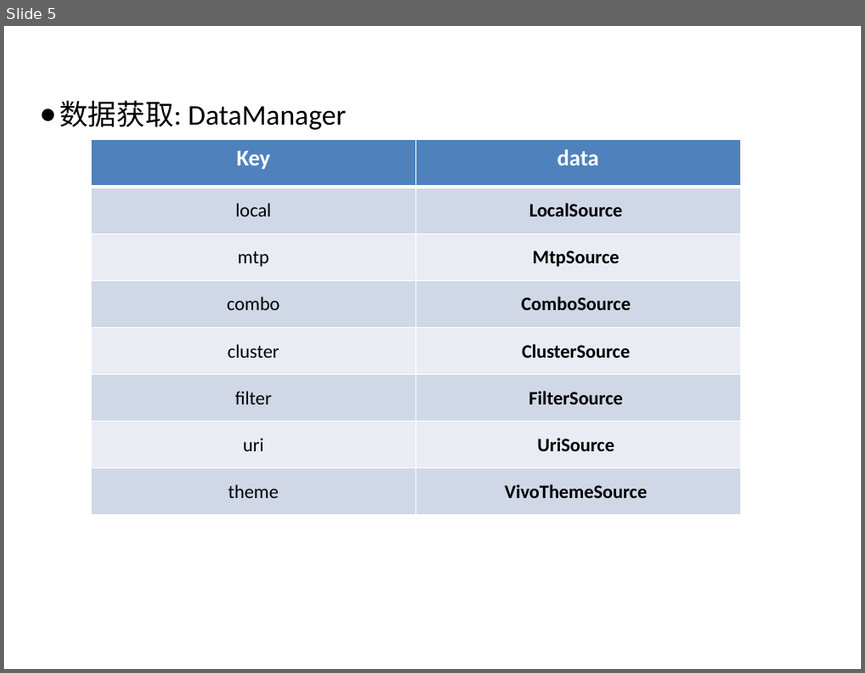
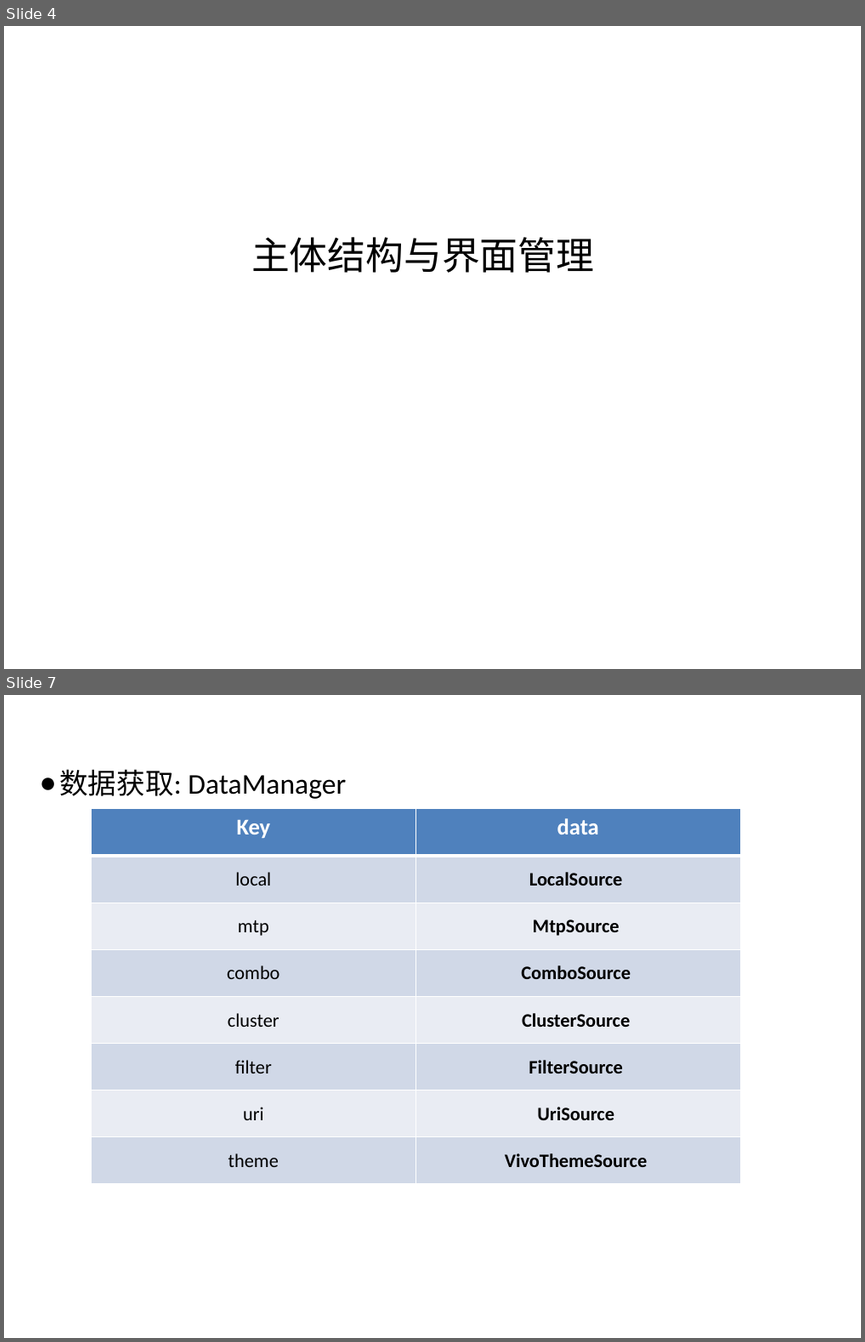
Before and after one commit to littlePunk/-, a slide deck: 11月25号答辩准备.pptx. Shown one above the other, each under a label of ours: slide 5 before the commit, slides 4 and 7 after it; the slides between them are not shown. The pictures are 865x673 and 865x1342 pixels, drawn with LibreOffice and Linux fonts; fonts in the diff are those of the drawing; background and template pictures are left out. Boxes give left, top, right and bottom in pixels: in the first picture for what was removed or moved away, otherwise in the second. Text is boxed around its words. In the diff, an @@ line names an element or a change of style, - is before the commit and + after.

```diff
--- a/11月25号答辩准备.pptx
+++ b/11月25号答辩准备.pptx
@@ slide 4 added at <box>4,26,861,669</box>, background picture (left out) @@
@@ text added at <box>251,237,594,272</box>, 32 pt, text #000000 @@
+主体结构与界面管理
@@ what was slide 5 is now slide 7 @@
```
Also in this commit, not shown: 7 slides changed, 4 other slides added, 4 other files.
